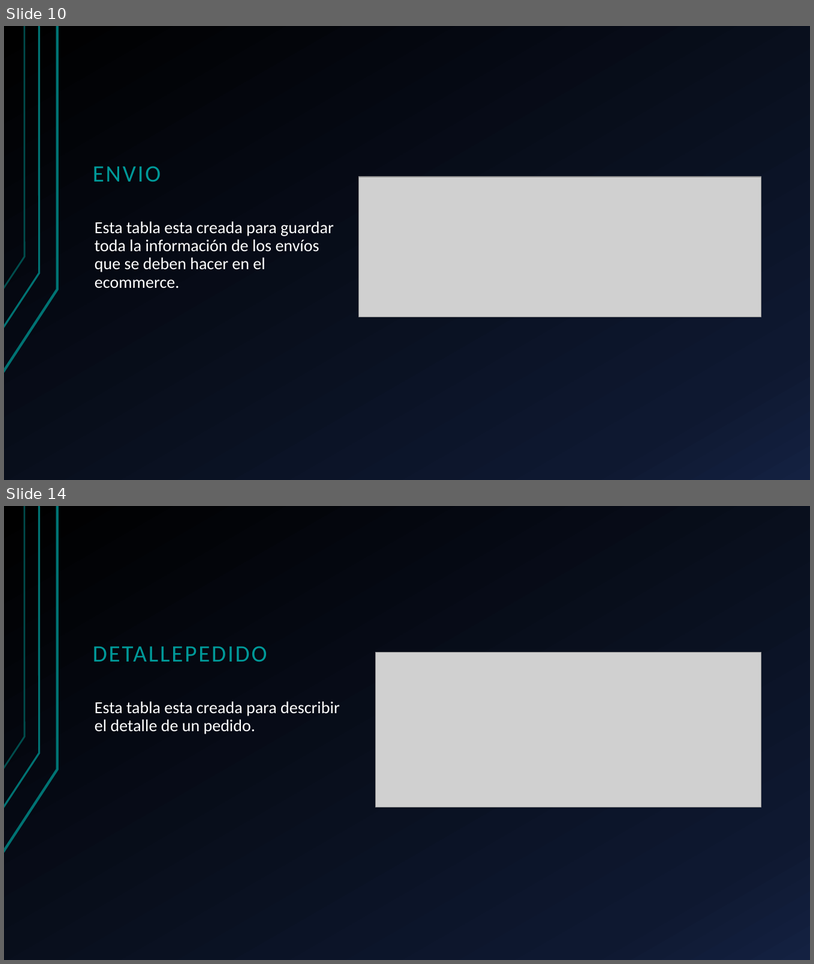
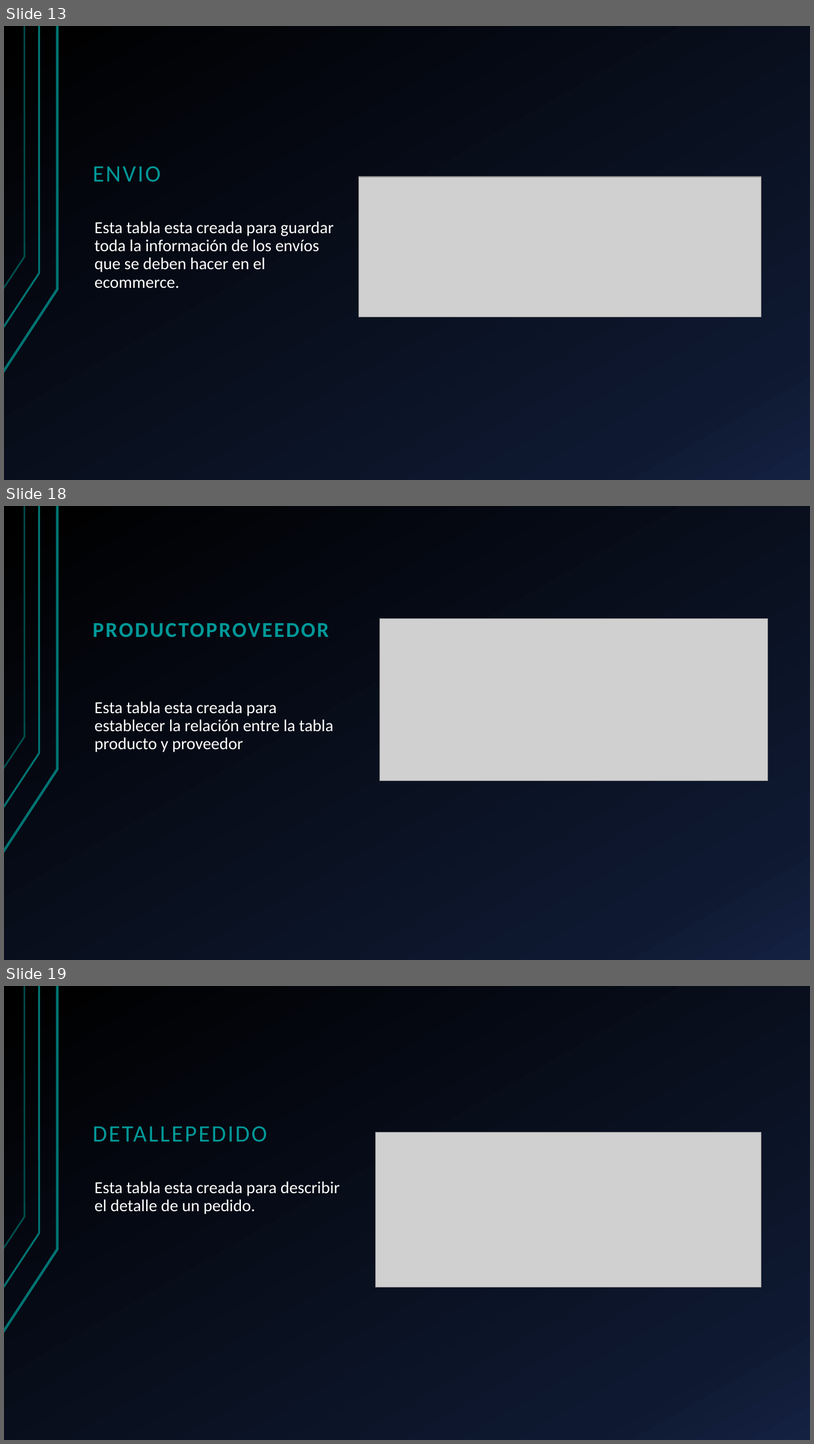
Before and after one commit to hferrer08/BDEcommerce, a slide deck: EcommerceVideojuegos+HubertFerrer.pptx. Shown one above the other, each under a label of ours: slides 10 and 14 before the commit, slides 13, 18 and 19 after it; the slides between them are not shown. The pictures are 814x964 and 814x1444 pixels, drawn with LibreOffice and Linux fonts; fonts in the diff are those of the drawing; grey boxes stand for pictures. Boxes give left, top, right and bottom in pixels: in the first picture for what was removed or moved away, otherwise in the second. Text is boxed around its words. In the diff, an @@ line names an element or a change of style, - is before the commit and + after.

```diff
--- a/EcommerceVideojuegos+HubertFerrer.pptx
+++ b/EcommerceVideojuegos+HubertFerrer.pptx
@@ slide 18 added at (4,506,810,960), background gradient #000000 to #0F1931 to #142242; not listed: 3 template elements that a slide beside it also shows @@
@@ title added at (93,623,329,637), 25.2 pt, text #009999, bold @@
+PRODUCTOPROVEEDOR
@@ picture added at (380,619,768,781) @@
@@ text added at (95,701,333,752), 20 pt, text #FFFFFF @@
+Esta tabla esta creada para establecer la relación entre la tabla producto y proveedor
@@ what was slide 10 is now slide 13 @@
@@ what was slide 14 is now slide 19 @@
```
Also in this commit, not shown: 5 slides changed, 6 other slides added, 1 slide removed, 10 other files.
